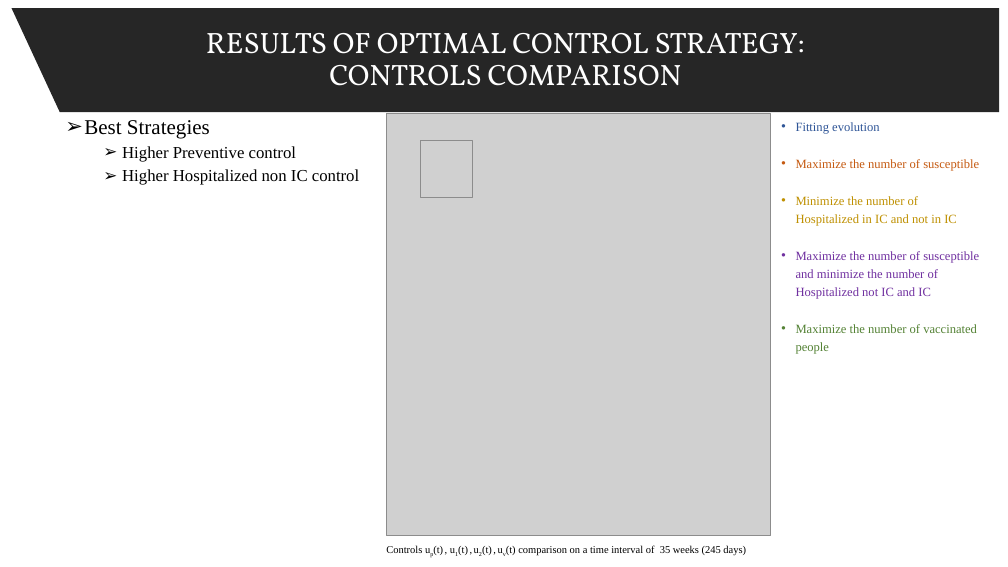
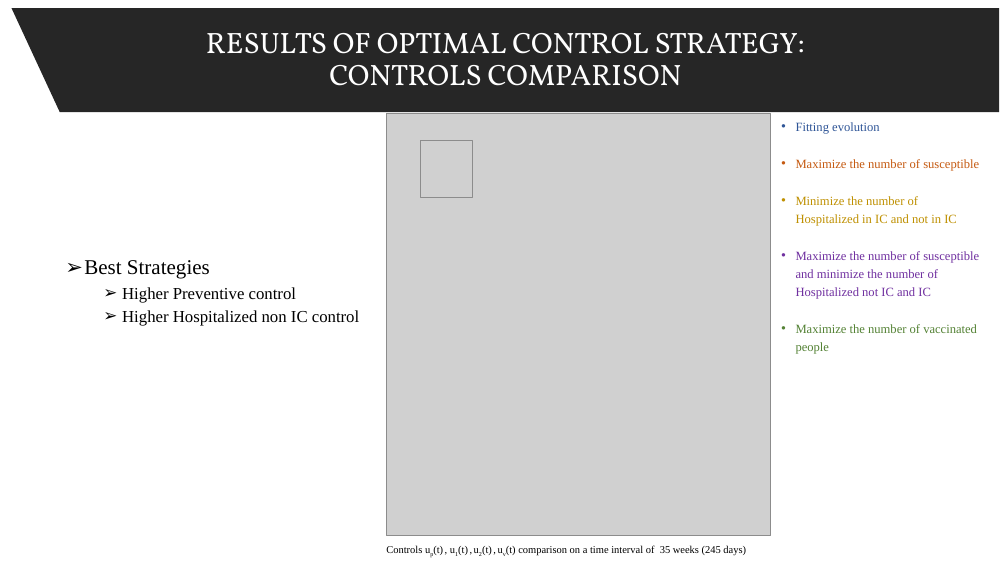
Before and after one commit to spbisc97/covid-optimal-control, a slide deck: slide 20 of Documents/Optimal control strategies to prevent the hospital beds collapse during COVID-19 outbreak.pptx. Drawn at 1008x567 pixels with LibreOffice and Linux fonts; fonts in the diff are those of the drawing; grey boxes stand for pictures. Boxes give left, top, right and bottom in pixels: in the first picture for what was removed or moved away, otherwise in the second. Text is boxed around its words. In the diff, an @@ line names an element or a change of style, - is before the commit and + after.

```diff
--- a/Documents/Optimal control strategies to prevent the hospital beds collapse during COVID-19 outbreak.pptx
+++ b/Documents/Optimal control strategies to prevent the hospital beds collapse during COVID-19 outbreak.pptx
@@ text "Best Strategies": place and size @@
-text "Best Strategies" at <box>84,120,359,185</box>
+text "Best Strategies" at <box>84,260,359,326</box>
```
Also in this commit, not shown: 1 other slide changed, 1 slide added.
